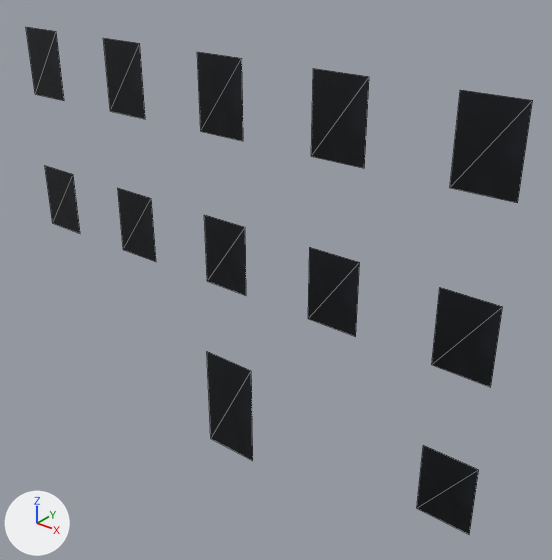
Before and after pictures for a commit that changed the OBJ model resources/blender/zombie_street/Street_BlockR0_Glass.obj.
Before and after are seen from a camera (50 mm lens) standing at (9.52, -10.51, 10.54) and looking at (0.81, 0.38, 3.79). Lighting does not change. The marker at lower left points along +X, +Y and +Z. The picture after the commit comes second. Mesh edges are drawn as thin lines. Where no turn or scale is listed for an object, it has been applied to the vertices.

Before the edit, the objects in view are built like this:
```python
me_street_blockr0_glass = bpy.data.meshes.new('Street_BlockR0_Glass')
me_street_blockr0_glass.from_pydata(...)  # 48 vertices, 24 faces; spans x -5.74..5.74, y -0.23..-0.22, z -0.49..8.21
me_street_blockr0_glass.materials.append(mat_windowglass)  # picture img_windowglassdark_png
ob_street_blockr0_glass = bpy.data.objects.new('Street_BlockR0_Glass', me_street_blockr0_glass)
ob_street_blockr0_glass.location = (0.0, 0.0, 0.0)
```
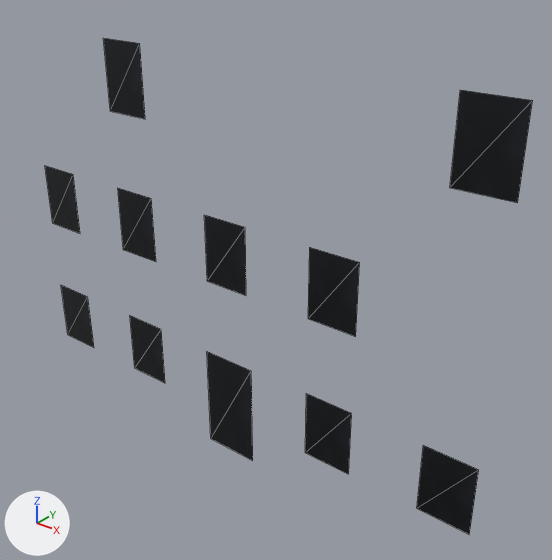
Edits to the bpy script that builds the scene:
```text
Change me_street_blockr0_glass:
    used by ob_street_blockr0_glass; location = (0.0, 0.0, 0.0)
    remove me_street_blockr0_glass.from_pydata(...)  # 48 vertices, 24 faces; spans x -5.74..5.74, y -0.23..-0.22, z -0.49..8.21
    add me_street_blockr0_glass.from_pydata(...)  # 44 vertices, 22 faces; spans x -5.74..5.74, y -0.23..-0.22, z -0.49..8.21
    me_street_blockr0_glass part 1: the loose piece of 4 vertices spanning x -5.74..-4.66, y -0.22, z 6.74..8.21 is moved by (0.0, 0.0, -6.3)
    me_street_blockr0_glass part 2: the loose piece of 4 vertices spanning x -0.54..0.54, y -0.22, z 6.74..8.21 is moved by (-2.6, 0.0, -6.3)
    me_street_blockr0_glass part 3: the loose piece of 4 vertices spanning x 4.66..5.74, y -0.22, z 3.59..5.06 is moved by (-2.6, 0.0, -3.15)
    me_street_blockr0_glass part 4: the loose piece of 4 vertices spanning x 2.07..3.13, y -0.22, z 6.74..8.21 is deleted
```

What differs and where, as boxes [x1, y1, x2, y2] in the pictures (552 x 560 px; the box of a moved part takes in the faces that stretch with it):
'Street_BlockR0_Glass', reshaped: before [26, 27, 533, 534]; after [45, 38, 533, 534]
part 1 of me_street_blockr0_glass, moved or reshaped: before [26, 27, 64, 101]; after [61, 285, 94, 348]
part 2 of me_street_blockr0_glass, moved or reshaped: before [197, 52, 243, 141]; after [130, 315, 165, 383]
part 3 of me_street_blockr0_glass, moved or reshaped: before [432, 287, 503, 387]; after [305, 393, 352, 474]
part 4 of me_street_blockr0_glass, deleted: before [311, 69, 369, 168]
